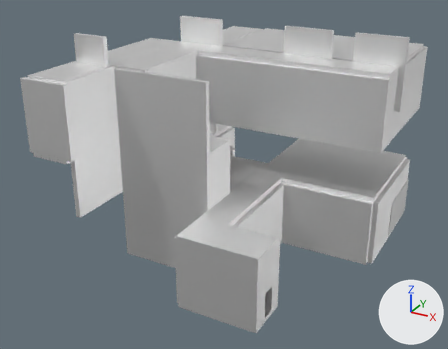
An edit to the Blender file Christmas-Gift/Game/data/Field/Field/Blender/デバッグステージ１コリジョン.blend, drawn before and after from the same camera.
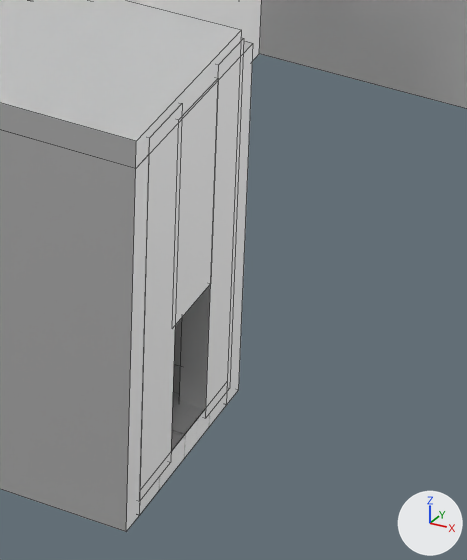
Each version is shown whole from a 50 mm camera at (16.63, -46.14, 23.71) aimed at (-3.45, -9.63, 5.45), then close up on the part from 52% to 72% of the width and 67% to 97% of the height. The lights are fixed; the arrows at lower right show +X, +Y and +Z. The close-ups show mesh edges as thin lines.
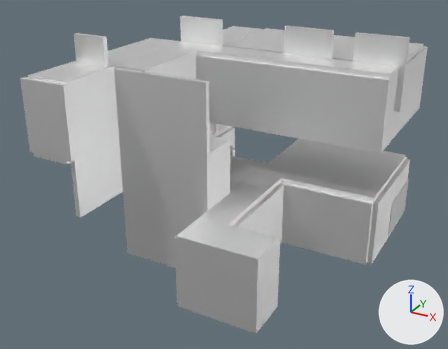
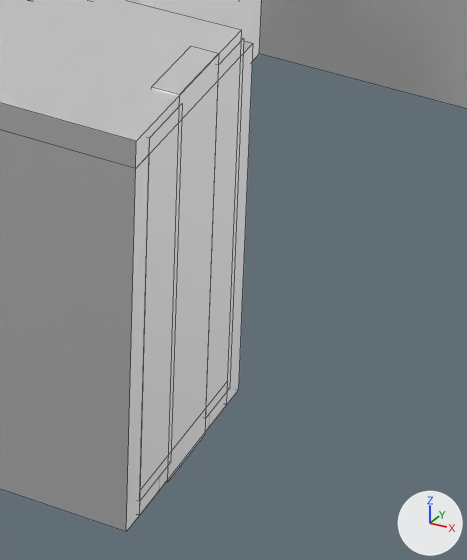
Changed parts and their boxes (x1, y1, x2, y2) in the close-ups (467 x 560 px):
'Cube__26_', moved, rescaled: before (175, 78, 218, 325); after (152, 46, 219, 483)
'玄関', unchanged, covered by the edit: before (140, 364, 227, 514); after (140, 392, 227, 514)

The change in detail:
Object 'Cube__26_' (ob_cube__26) moves from (460.0, 825.0, 2425.0) to (460.0, 1022.0, 2425.0).
Object 'Cube__26_' (ob_cube__26) is rescaled from (1.0, 1.0, 1.0) to (1.89, 1.0, 1.0).
